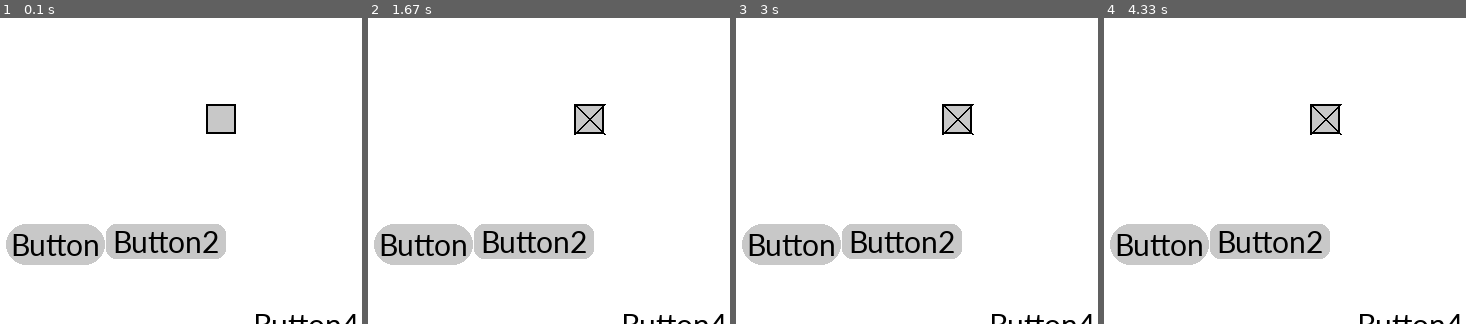
Above: before the commit, frames 1-4 (left to right).
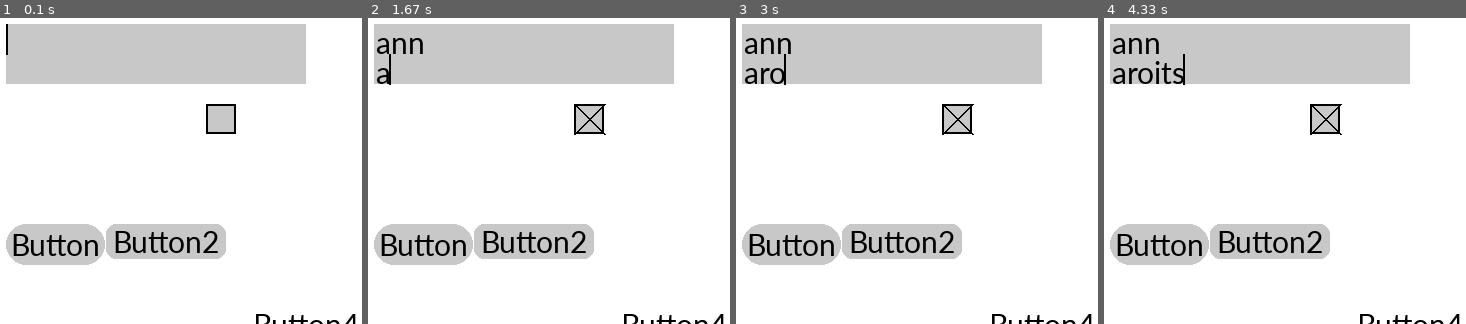
Above: after the commit, the same moments.

Repository: TheBigKahuna353/PygameUI
Game: pygame game, started from Example.py
Two runs of this game, one before a commit and one after it. Both use one fixed random seed, a clock stepped at 60 frames per second and the inputs below.
Inputs (mouse positions are in pixels of both pictures, inside the frame that each line leads up to):
- Up to frame 1 (0.1 s): no input
- Up to frame 2 (1.67 s): type "ann" at 0.33 s; tap Enter at 0.67 s; click (422, 244) at 0.93 s; click (588, 118) at 1.27 s; type "a" at 1.55 s
- Up to frame 3 (3 s): tap Enter at 1.68, 2.23, 2.78 s; type "r" at 2.1 s; type "o" at 2.65 s
- Up to frame 4 (4.33 s): type "i" at 3.2 s; tap Enter at 3.33, 3.88 s; type "t" at 3.75 s; type "s" at 4.3 s

The runs differ from the first frame. In frame 1, 16% of the frame differs, in the area x 1-85%, y 1-22%; in frame 2, 16%; in frame 3, 16%; in frame 4, 16%.

Commit message:
fixed bugs

Diff:
--- a/Example.py
+++ b/Example.py
@@ -95,7 +95,7 @@
     #pygame.draw.rect(screen,(255,0,0),(100,100,100,100))
 
     #draw and update our buttons and textbox
-    #InputBox.update()
+    InputBox.update()
     button1.update()
     if button2.update(): #if button2 is clicked, it will return True
         print("button2 clicked")
